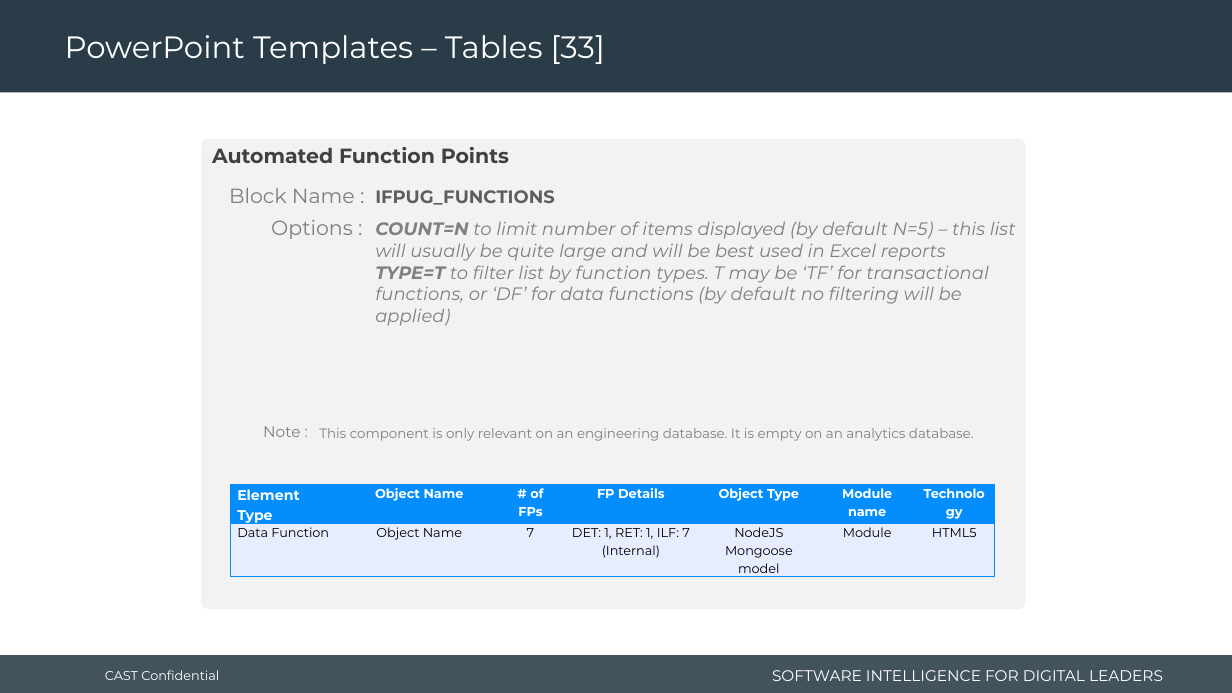
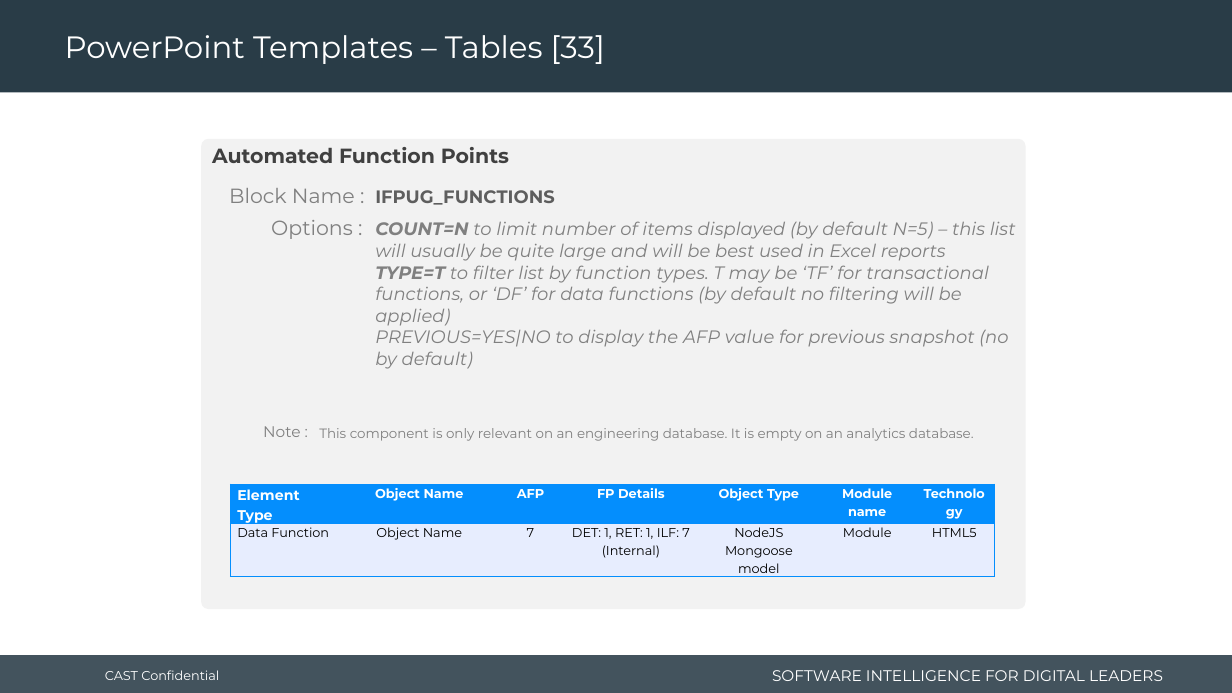
Before and after one commit to CAST-projects/CAST-ReportGenerator, a slide deck: slide 67 of CastReporting.Reporting.Core/Templates/Application/Component library/1- Powerpoint-components-library.pptx. Drawn at 1232x693 pixels with LibreOffice and Linux fonts; fonts in the diff are those of the drawing; background and template pictures are left out. Boxes give left, top, right and bottom in pixels: in the first picture for what was removed or moved away, otherwise in the second. Text is boxed around its words. In the diff, an @@ line names an element or a change of style, - is before the commit and + after.

Commit message:
REPORTGEN-970: update library templates

```diff
--- a/CastReporting.Reporting.Core/Templates/Application/Component library/1- Powerpoint-components-library.pptx
+++ b/CastReporting.Reporting.Core/Templates/Application/Component library/1- Powerpoint-components-library.pptx
@@ text at <box>375,329,1008,369</box>: paragraph added @@
+PREVIOUS=YES|NO to display the AFP value for previous snapshot (no by default)
@@ table at <box>230,484,995,581</box> @@
-row 1, column 3: # of FPs
+row 1, column 3: AFP
```
Also in this commit, not shown: 1 other slide changed, 2 other files.
